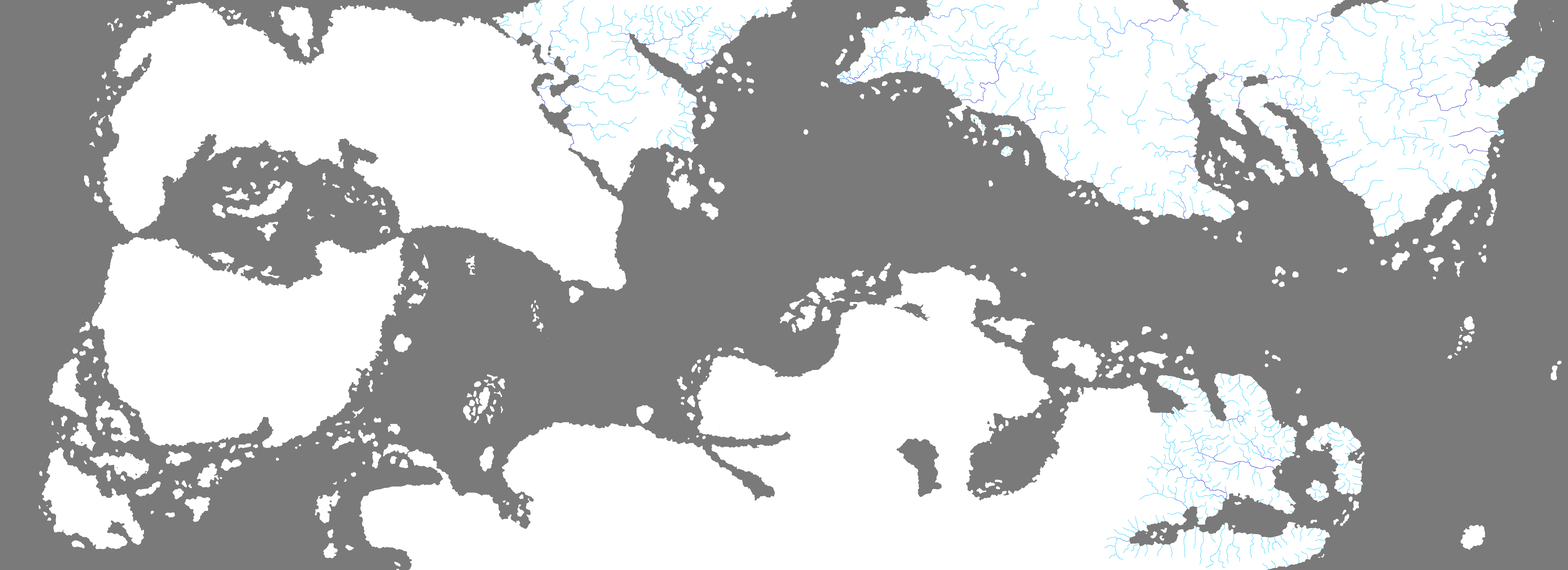
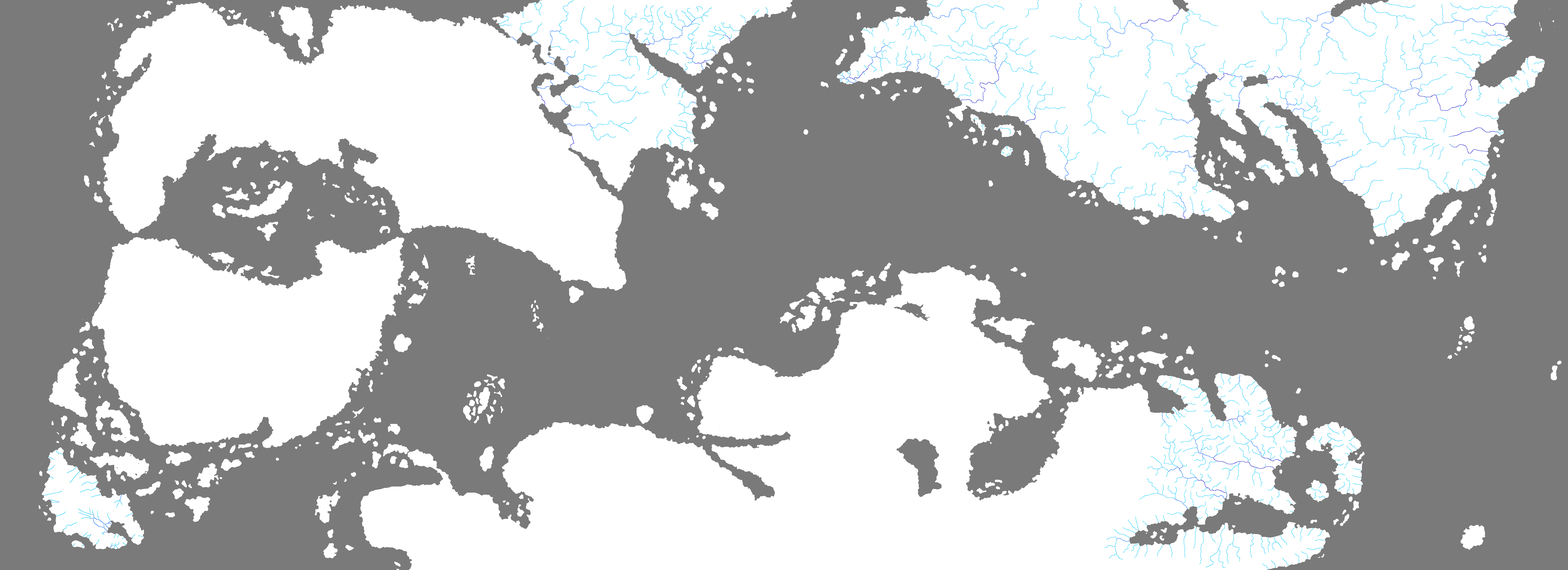
Two versions of the same layered image (1568x570). Layer-by-layer changes:
painted on "heightmap" over [43, 450, 144, 549]
